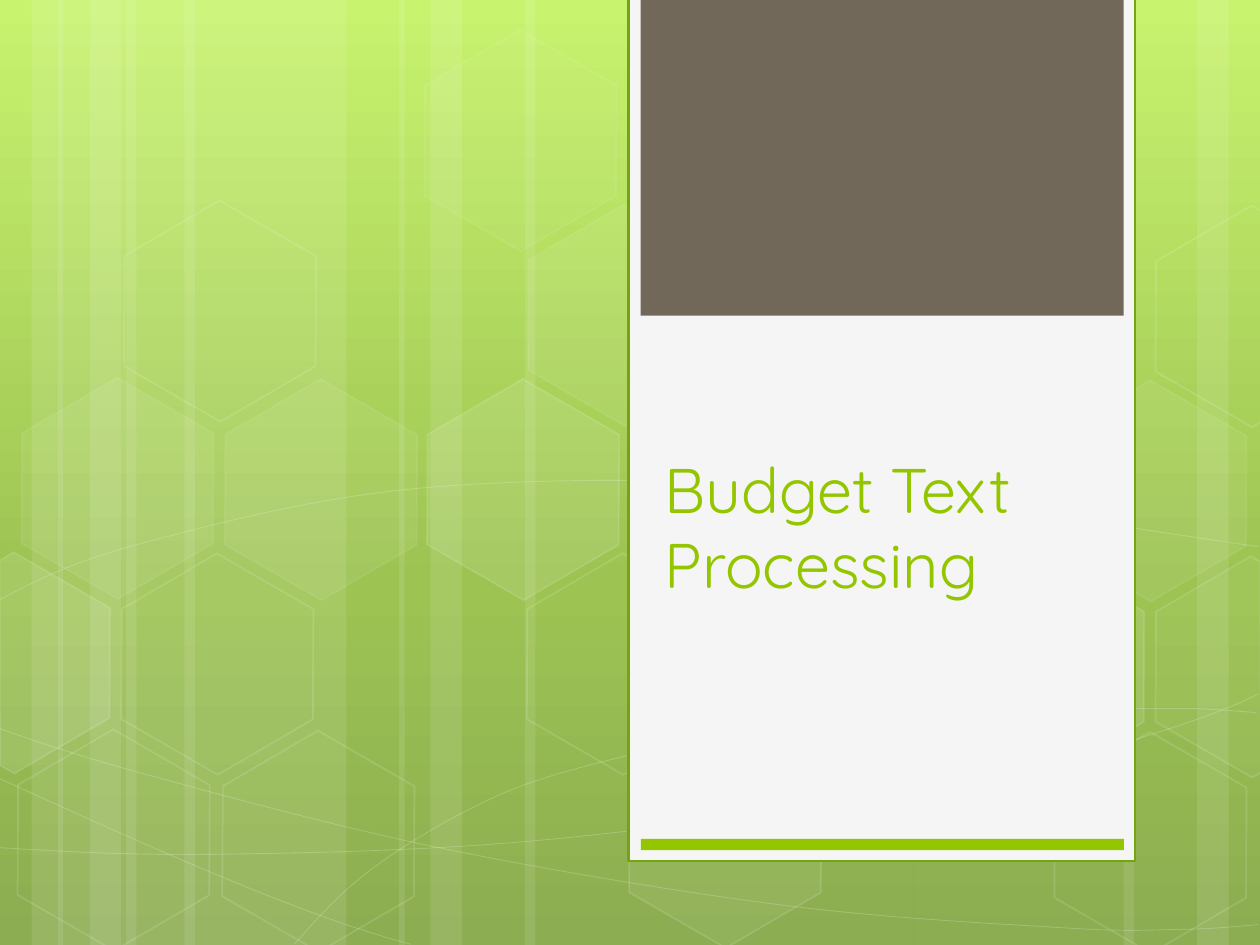
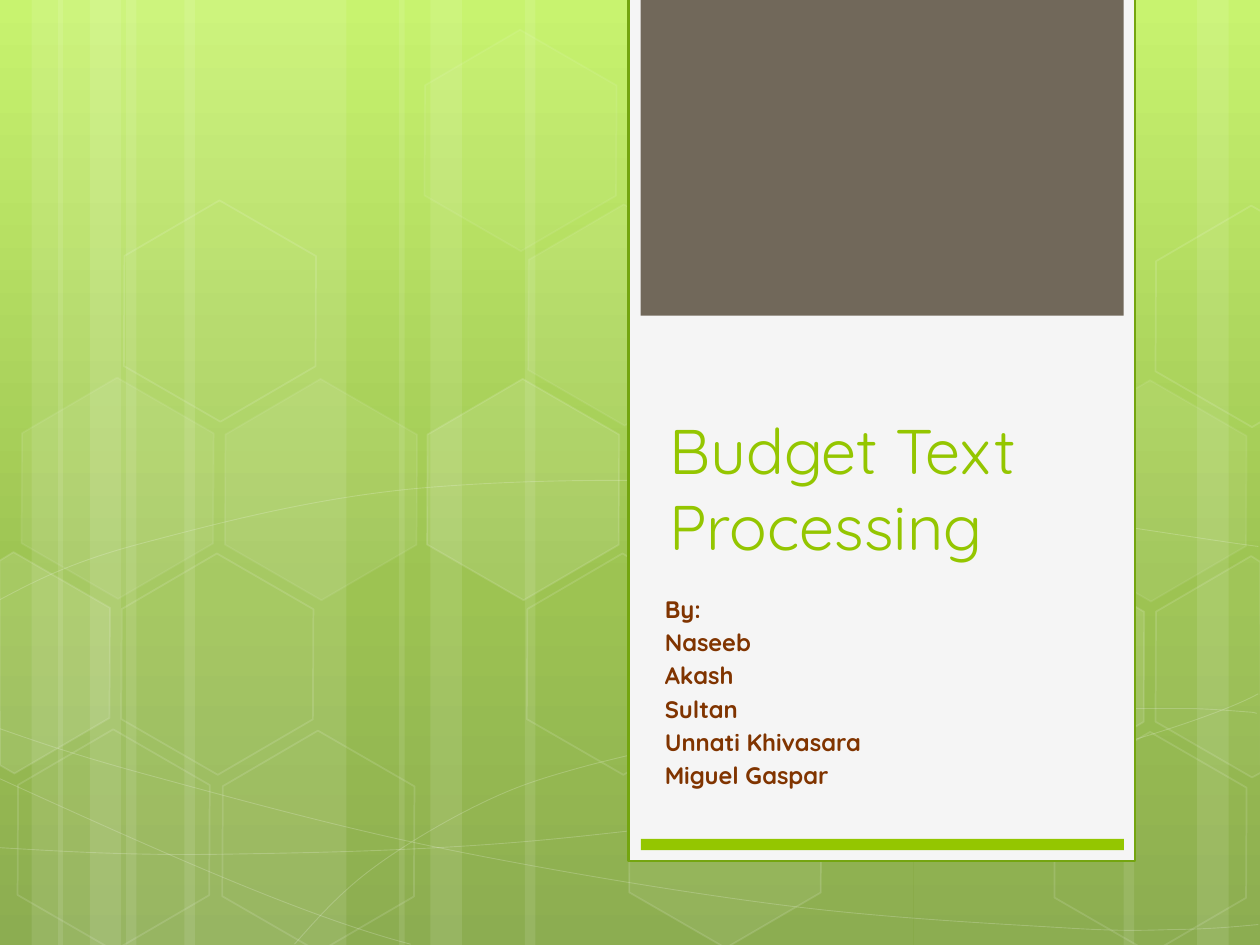
Before and after one commit to UNCG-CSE/Budget_Text_Analysis, a slide deck: slide 1 of doc/Project Review 1.pptx. Drawn at 1260x945 pixels with LibreOffice and Linux fonts; fonts in the diff are those of the drawing. Boxes give left, top, right and bottom in pixels: in the first picture for what was removed or moved away, otherwise in the second. Text is boxed around its words. In the diff, an @@ line names an element or a change of style, - is before the commit and + after.

```diff
--- a/doc/Project Review 1.pptx
+++ b/doc/Project Review 1.pptx
@@ title "Budget Text Processing": place and size @@
-title "Budget Text Processing" at [665, 466, 1011, 601]
+title "Budget Text Processing" at [669, 427, 1015, 563]
@@ subtitle added at [665, 601, 861, 789], 13.6 pt, text #803400, bold @@
+By:
+Naseeb
+Akash
+Sultan
+Unnati Khivasara
+Miguel Gaspar
```
Also in this commit, not shown: 4 other slides changed, 7 slides added.
